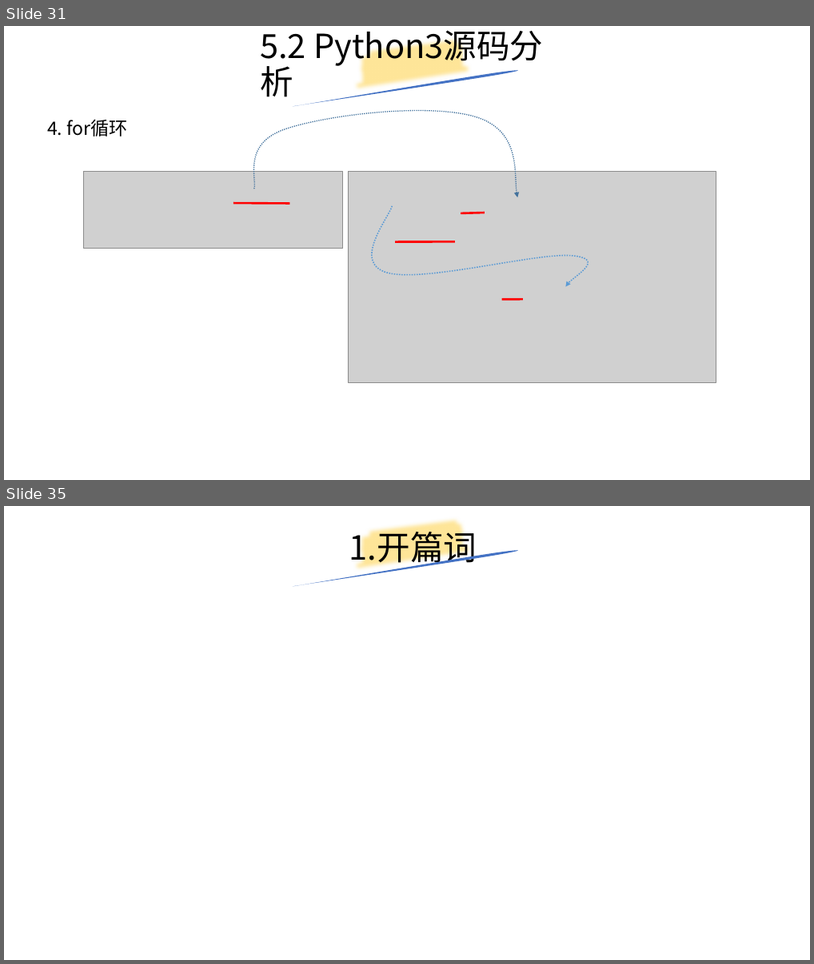
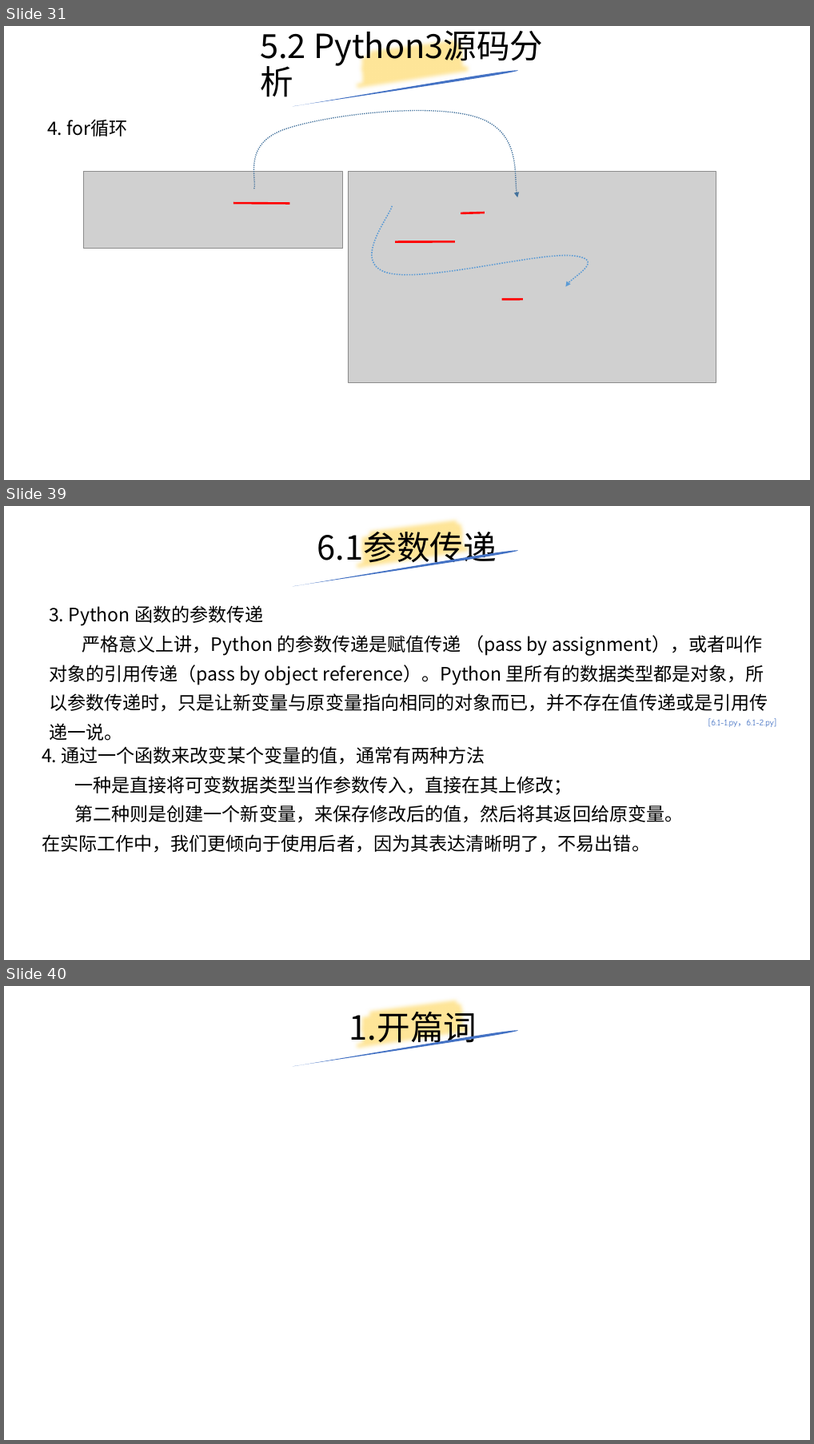
Before and after one commit to yiwenliu/CorePython, a slide deck: PPT/CorePython.pptx. Shown one above the other, each under a label of ours: slides 31 and 35 before the commit, slides 31, 39 and 40 after it; the slides between them are not shown. The pictures are 814x964 and 814x1444 pixels, drawn with LibreOffice and Linux fonts; fonts in the diff are those of the drawing; grey boxes stand for pictures. Boxes give left, top, right and bottom in pixels: in the first picture for what was removed or moved away, otherwise in the second. Text is boxed around its words. In the diff, an @@ line names an element or a change of style, - is before the commit and + after.

```diff
--- a/PPT/CorePython.pptx
+++ b/PPT/CorePython.pptx
@@ slide 39 added at [4,506,810,960], background #FFFFFF @@
@@ title added at [318,526,497,568], 39.6 pt, text #000000 @@
+6.1参数传递
@@ freeform shape added at [353,506,476,586], outline #FFE699 16 pt @@
@@ freeform shape added at [292,549,519,586], fill #4472C4 @@
@@ text added at [49,605,768,712], 22 pt, text #000000 @@
+3. Python 函数的参数传递
+严格意义上讲，Python 的参数传递是赋值传递 （pass by assignment），或者叫作对象的引用传递（pass by object reference）。Python 里所有的数据类型都是对象，所以参数传递时，只是让新变量与原变量指向相同的对象而已，并不存在值传递或是引用传递一说。
@@ text added at [709,718,777,727], 18 pt, text #4472C4 @@
+[6.1-1.py，6.1-2.py]
@@ text added at [42,746,683,852], 22 pt, text #000000 @@
+4. 通过一个函数来改变某个变量的值，通常有两种方法
+一种是直接将可变数据类型当作参数传入，直接在其上修改；
+第二种则是创建一个新变量，来保存修改后的值，然后将其返回给原变量。
+在实际工作中，我们更倾向于使用后者，因为其表达清晰明了，不易出错。
@@ what was slide 35 is now slide 40 @@
```
Also in this commit, not shown: 7 slides changed, 5 other slides added, 1 slide removed, 12 other files.
